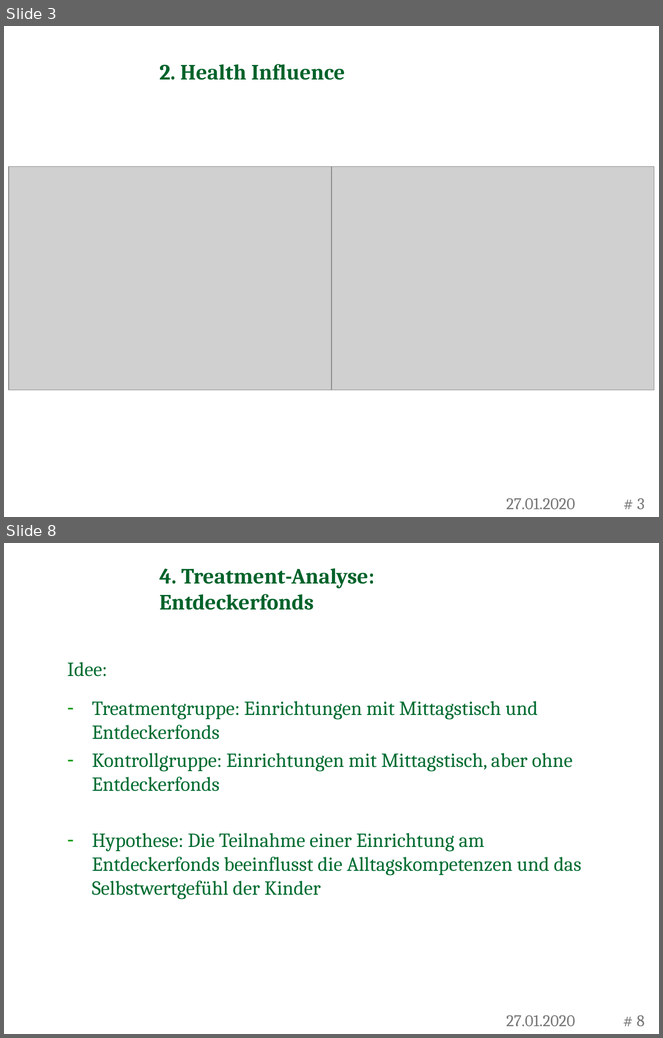
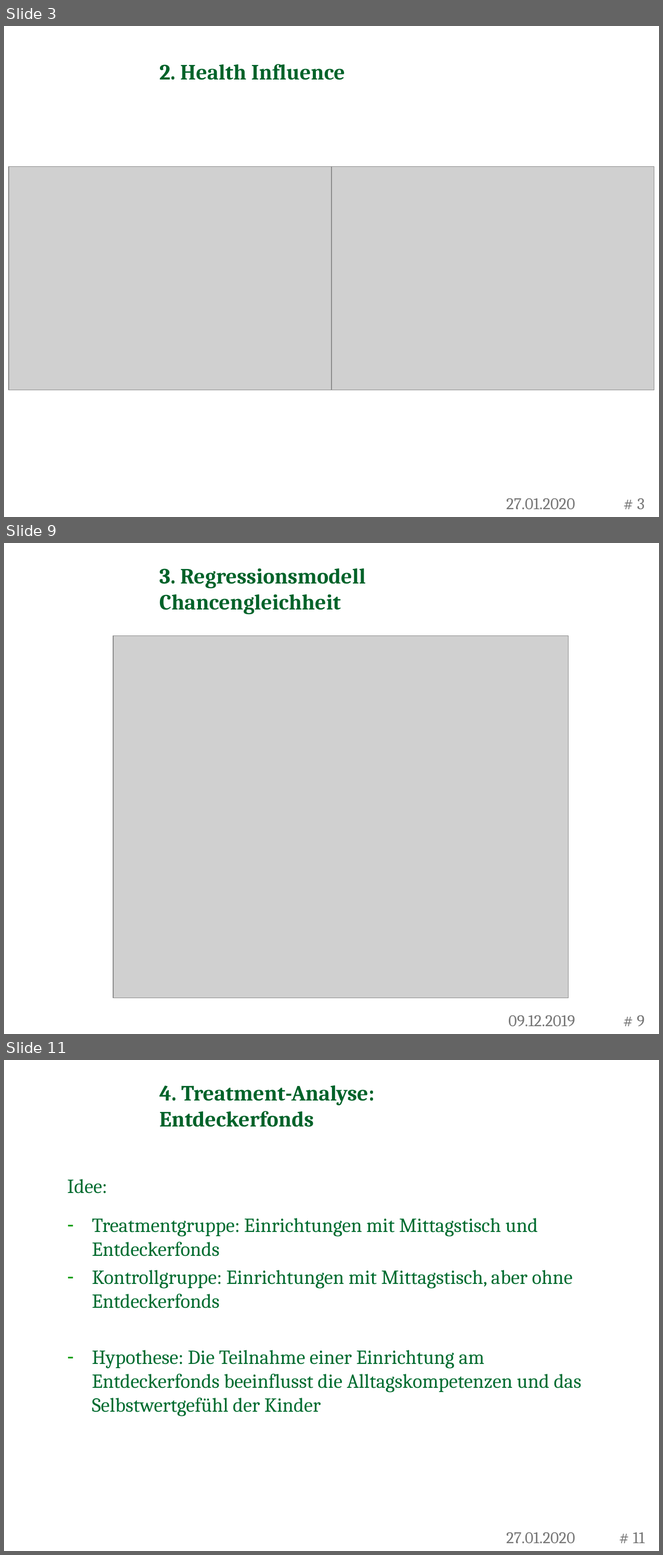
Before and after one commit to RafaelSchuetz/Pareto, a slide deck: CHILDREN/Zwischenkolloquien/2. Zwischentreffen Präsentation.pptx. Shown one above the other, each under a label of ours: slides 3 and 8 before the commit, slides 3, 9 and 11 after it; the slides between them are not shown. The pictures are 663x1038 and 663x1555 pixels, drawn with LibreOffice and Linux fonts; fonts in the diff are those of the drawing; grey boxes stand for pictures; background and template pictures are left out. Boxes give left, top, right and bottom in pixels: in the first picture for what was removed or moved away, otherwise in the second. Text is boxed around its words. In the diff, an @@ line names an element or a change of style, - is before the commit and + after.

```diff
--- a/CHILDREN/Zwischenkolloquien/2. Zwischentreffen Präsentation.pptx
+++ b/CHILDREN/Zwischenkolloquien/2. Zwischentreffen Präsentation.pptx
@@ slide 9 added at (4, 543, 659, 1034), background picture (left out) @@
@@ title added at (159, 568, 366, 615), 24 pt, text #006229, bold @@
+3. Regressionsmodell Chancengleichheit
@@ picture added at (113, 636, 569, 999) @@
@@ text added at (508, 1016, 575, 1027), 18 pt, text #777777 @@
+09.12.2019
@@ page number added at (637, 1016, 645, 1027), 18 pt, text #777777 @@
+# 9
@@ what was slide 8 is now slide 11 @@
@@ page number at (633, 1533, 645, 1544): text changed @@
-# 8
+# 11
```
Also in this commit, not shown: 3 slides changed, 3 other slides added, 1 slide removed.
